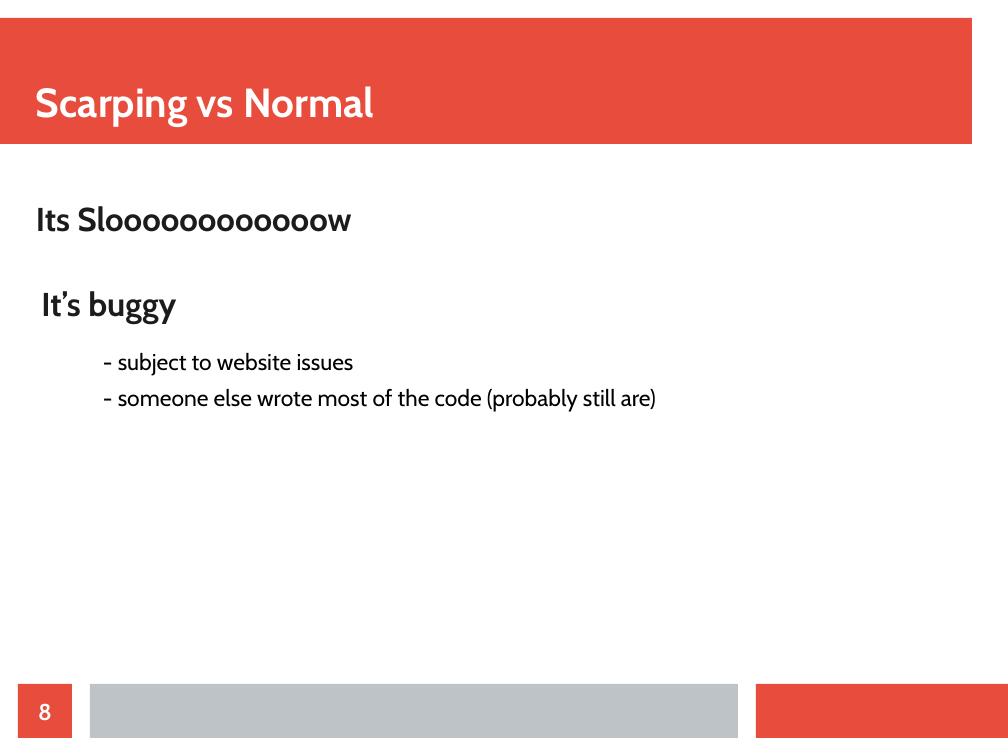
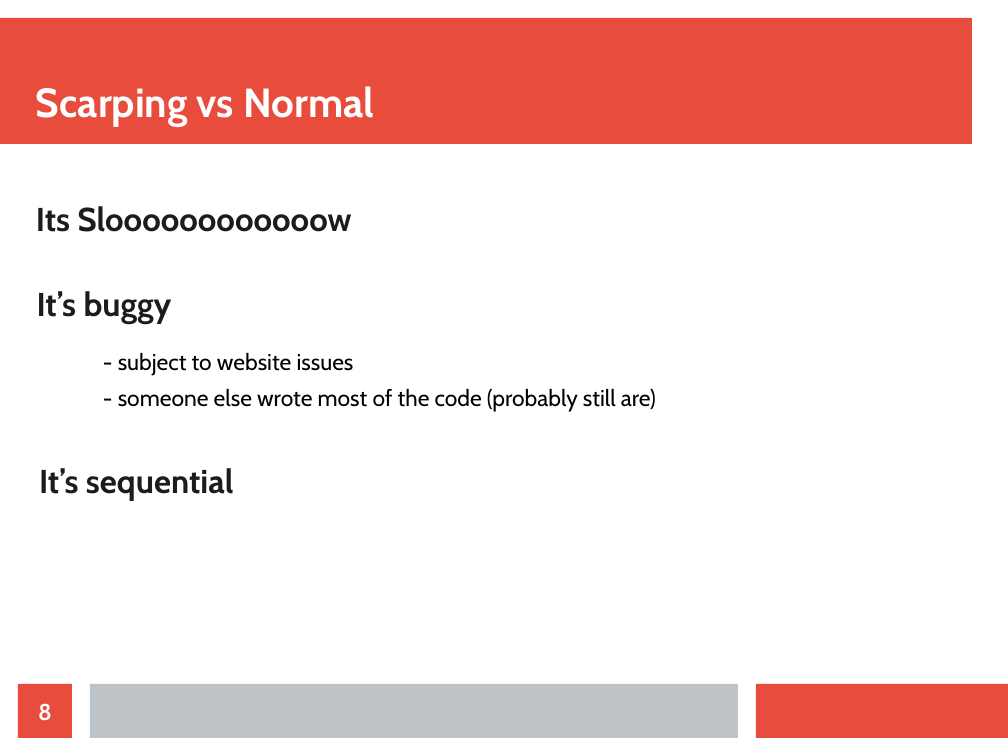
Before and after one commit to Lewington-pitsos/web_scraping_presentation, a slide deck: slide 8 of web_scraping.odp. Drawn at 1008x756 pixels with LibreOffice and Linux fonts; fonts in the diff are those of the drawing. Boxes give left, top, right and bottom in pixels: in the first picture for what was removed or moved away, otherwise in the second. Text is boxed around its words. In the diff, an @@ line names an element or a change of style, - is before the commit and + after.

```diff
--- a/web_scraping.odp
+++ b/web_scraping.odp
@@ text "It’s buggy": place and size @@
-text "It’s buggy" at bbox=[41, 291, 176, 324]
+text "It’s buggy" at bbox=[37, 291, 172, 324]
@@ text added at bbox=[39, 468, 234, 501], 26 pt, text #1C1C1C, bold @@
+It’s sequential
```
Also in this commit, not shown: 1 other slide changed, 5 slides added, 1 slide removed, 8 other files.
